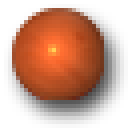
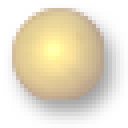
Before/after of a w=128, h=128 layered artwork. What changed in the layer stack:
added group "Geister" with 4 layers above "Figuren" over (x1=8, y1=4, x2=104, y2=100)
added layer "Ebene 2 Kopie" (50%) in group "Geister" over (x1=12, y1=8, x2=104, y2=100)
added group "Figuren" with 4 layers above "Ebene 1" over (x1=8, y1=4, x2=104, y2=100)
hid "Ebene 19 Kopie", moved it into group "Figuren" over (x1=12, y1=8, x2=104, y2=100)
